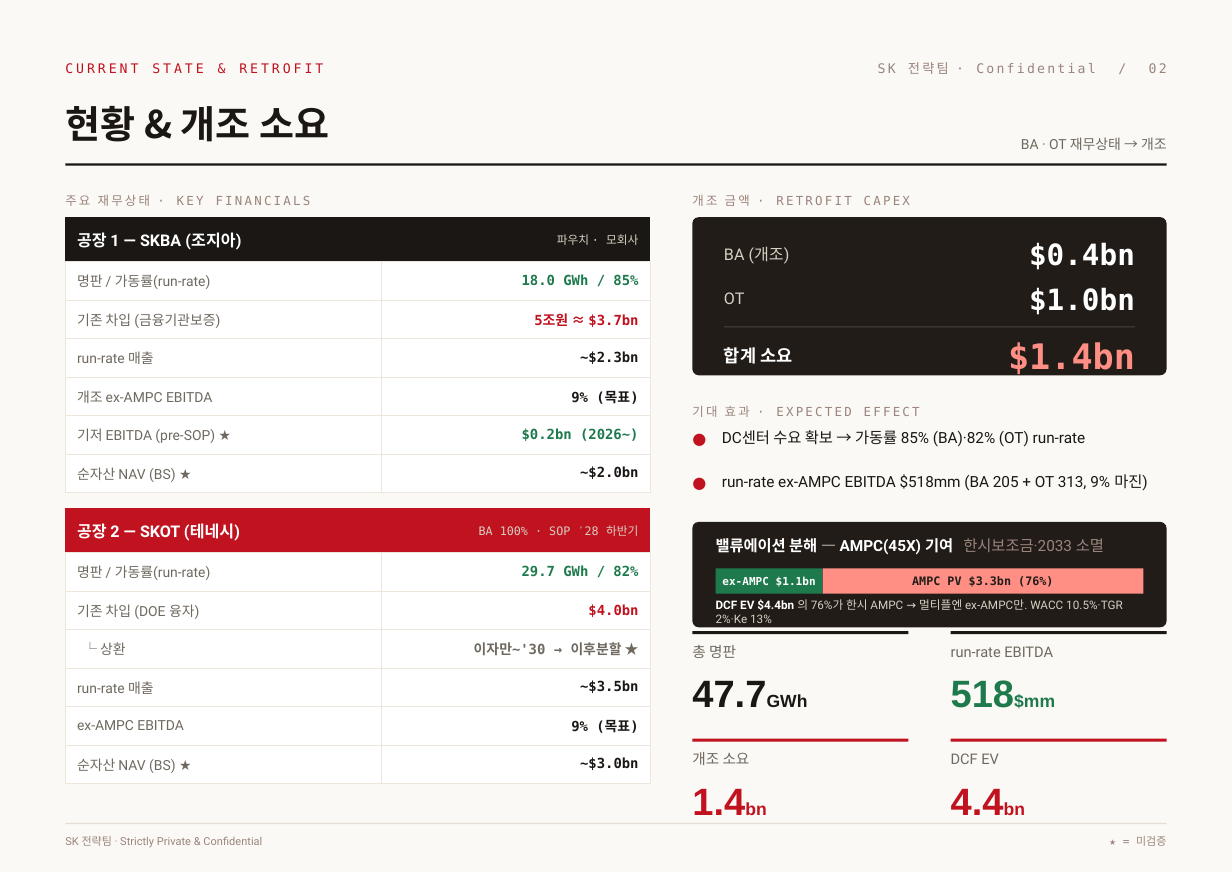
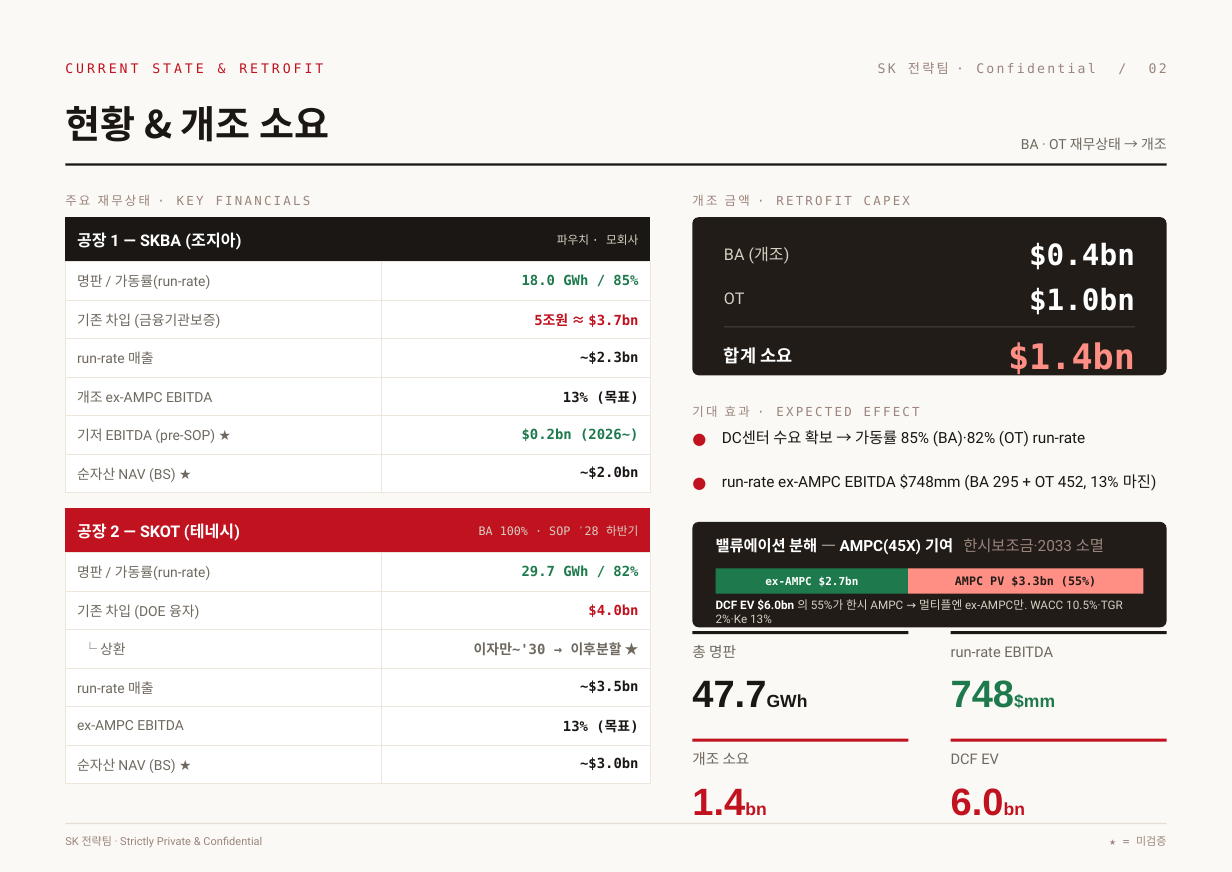
Before and after one commit to ljmcoal-gif/bm-x7k2, a slide deck: slide 2 of sk_valuation_project/output/SK_Funding_v3_editable.pptx. Drawn at 1232x872 pixels with LibreOffice and Linux fonts; fonts in the diff are those of the drawing. Boxes give left, top, right and bottom in pixels: in the first picture for what was removed or moved away, otherwise in the second. Text is boxed around its words. In the diff, an @@ line names an element or a change of style, - is before the commit and + after.

```diff
--- a/sk_valuation_project/output/SK_Funding_v3_editable.pptx
+++ b/sk_valuation_project/output/SK_Funding_v3_editable.pptx
@@ table at <box>65,261,650,541</box> @@
-row 4, column 2: 9% (목표)
+row 4, column 2: 13% (목표)
@@ text at <box>722,474,1156,491</box>: text changed @@
-run-rate ex-AMPC EBITDA $518mm (BA 205 + OT 313, 9% 마진)
+run-rate ex-AMPC EBITDA $748mm (BA 295 + OT 452, 13% 마진)
@@ table at <box>65,552,650,777</box> @@
-row 5, column 2: 9% (목표)
+row 5, column 2: 13% (목표)
@@ rectangle: place and size @@
-rectangle at <box>716,568,822,593</box>
+rectangle at <box>716,568,908,593</box>
@@ rectangle: place and size @@
-rectangle at <box>822,568,1142,593</box>
+rectangle at <box>908,568,1143,593</box>
@@ text at <box>716,599,1123,623</box>: text changed @@
-DCF EV $4.4bn 의 76%가 한시 AMPC → 멀티플엔 ex-AMPC만. WACC 10.5%·TGR 2%·Ke 13%
+DCF EV $6.0bn 의 55%가 한시 AMPC → 멀티플엔 ex-AMPC만. WACC 10.5%·TGR 2%·Ke 13%
@@ text at <box>765,576,859,587</box>: text changed @@
-ex-AMPC $1.1bn
+ex-AMPC $2.7bn
@@ text at <box>955,576,1096,587</box>: text changed @@
-AMPC PV $3.3bn (76%)
+AMPC PV $3.3bn (55%)
@@ text at <box>951,680,1055,708</box>: text changed @@
-518$mm
+748$mm
@@ text at <box>951,788,1004,816</box>: text changed @@
-4.4bn
+6.0bn
```
Also in this commit, not shown: 2 other slides changed, 6 other files.
